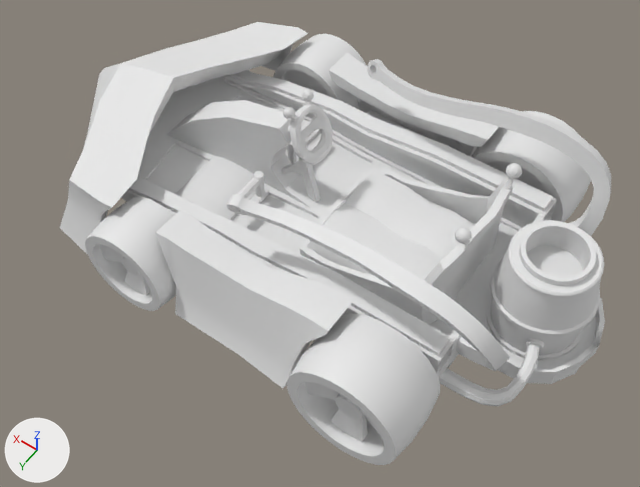
The FBX model PonyKart Development Assets/Model assets/Kart models/BigMac/BigMacKart.fbx, before and after one commit.
Before and after are seen from a camera (50 mm lens) standing at (-1.16, 1.61, 2.33) and looking at (-0.11, 0.14, 0.02). Arrows for +X, +Y and +Z are at lower left; the lights stay in place. Where no turn or scale is listed for an object, it has been applied to the vertices. Vertices at the same position are counted once.

Objects in the first picture: 'BigMacKartBody', 'BigMacKartWheelBL', 'BigMacKartWheelBR', 'BigMacKartWheelFL', 'BigMacKartWheelFR'.
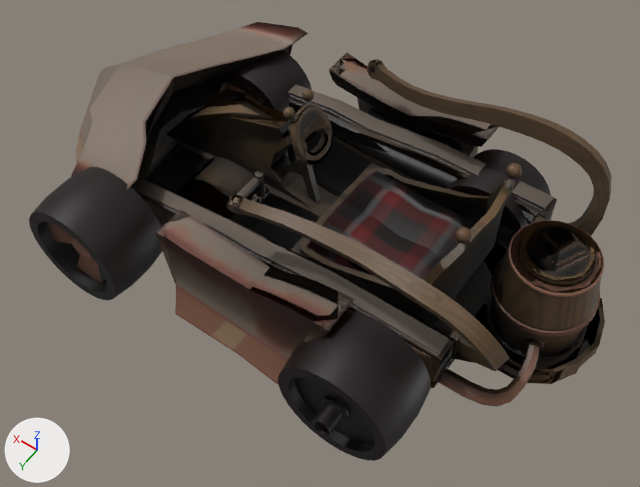
The newer file is also turned or shifted as a whole; pictures and numbers use the older file's frame.

Boxes [x1, y1, x2, y2] around the edits, measured in the pictures (640 x 487 px; the box of a moved part takes in the faces that stretch with it):
'BigMacKartBody', reshaped: before [60, 22, 611, 407]; after [71, 22, 611, 407]
'BigMacKartWheelBL', deleted: before [287, 314, 440, 465]
'BigMacKartBody_003', added (black): after [278, 310, 431, 461]
'BigMacKartBody_004', added (black): after [29, 167, 162, 300]
'BigMacKartWheelFL', deleted: before [85, 196, 176, 311]
'BigMacKartWheelBR', deleted: before [471, 111, 591, 222]
'BigMacKartWheelFR', deleted: before [274, 34, 367, 109]
'BigMacKartBody_001', added (black): after [213, 50, 312, 112]
'BigMacKartBody_002', added (black): after [446, 149, 551, 235]
part 1 of me_cube_001, moved or reshaped: before [525, 292, 581, 351]; after [525, 294, 579, 351]
part 2 of me_cube_001, moved or reshaped: before [84, 63, 173, 146]; after [76, 63, 173, 162]
part 3 of me_cube_001, recoloured: [71, 22, 604, 407] in both
part 4 of me_cube_001, recoloured: [138, 34, 611, 384] in both

Diff of the bpy script that builds the scene:
```diff
--- a/PonyKart Development Assets/Model assets/Kart models/BigMac/BigMacKart.fbx.py
+++ b/PonyKart Development Assets/Model assets/Kart models/BigMac/BigMacKart.fbx.py
@@ me_cube_001 @@
-me_cube_001.from_pydata(...)  # 7368 vertices, 7270 faces; spans x -1.03..1.08, y -0.6..0.6, z -0.08..0.46
+me_cube_001.from_pydata(...)  # 7370 vertices, 7376 faces; spans x -1.03..1.08, y -0.6..0.6, z -0.08..0.46
+# me_cube_001 part 1: 44 vertices moved within x -0.92..-0.68, y -0.27..0.22, z -0.01..0.34
+# me_cube_001 part 2: 2 vertices moved from x 0.82..0.85, y 0.17..0.18, z 0.11..0.18 to x 0.82..0.85, y 0.22..0.23, z 0.11..0.18; 2 vertices removed from x 0.64..0.89, y 0.17..0.19, z 0.05..0.22; 4 vertices added at x 0.57..0.93, y 0.2..0.25, z -0.07..0.23
+# me_cube_001 part 3: 2347 faces spanning x -1.01..1.08, y -0.6..0.6, z -0.07..0.43 switch from mat_bigmackartmetalmat (white #e7e7e7) to mat_bmkartmaterial__mackarttex_jpg_001 (picture img_16kplustexlight_jpg)
+# me_cube_001 part 4: 4534 faces spanning x -1.03..1.08, y -0.6..0.6, z -0.08..0.46 switch from mat_bigmackartbodymat (white #e7e7e7) to mat_bmkartmaterial__mackarttex_jpg_001 (picture img_16kplustexlight_jpg)
@@ ob_bigmackartwheelfl @@
-ob_bigmackartwheelfl = bpy.data.objects.new('BigMacKartWheelFL', me_cube_003)
@@ ob_bigmackartwheelfr @@
-ob_bigmackartwheelfr = bpy.data.objects.new('BigMacKartWheelFR', me_cube_002)
@@ ob_bigmackartwheelbl @@
-ob_bigmackartwheelbl = bpy.data.objects.new('BigMacKartWheelBL', me_cube_004)
@@ ob_bigmackartwheelbr @@
-ob_bigmackartwheelbr = bpy.data.objects.new('BigMacKartWheelBR', me_cube_000)
@@ ob_bigmackartbody_004 @@
+ob_bigmackartbody_004 = bpy.data.objects.new('BigMacKartBody_004', me_bigmackartbody_004)  # 608 vertices, 546 faces; spans x -0.199..0.199, y -0.155..0.133, z -0.199..0.199; in mat_bmkartmaterial__mackarttex_jpg_001 (picture img_16kplustexlight_jpg)
+ob_bigmackartbody_004.location = (0.502, 0.532, 0.038)
@@ ob_bigmackartbody_002 @@
+ob_bigmackartbody_002 = bpy.data.objects.new('BigMacKartBody_002', me_bigmackartbody_002)  # 608 vertices, 546 faces; spans x -0.17..0.17, y -0.114..0.143, z -0.17..0.17; in mat_bmkartmaterial__mackarttex_jpg_001 (picture img_16kplustexlight_jpg)
+ob_bigmackartbody_002.location = (-0.494, -0.341, 0.01)
@@ ob_bigmackartbody_001 @@
+ob_bigmackartbody_001 = bpy.data.objects.new('BigMacKartBody_001', me_bigmackartbody_001)  # 608 vertices, 546 faces; spans x -0.17..0.17, y -0.141..0.116, z -0.17..0.17; in mat_bmkartmaterial__mackarttex_jpg_001 (picture img_16kplustexlight_jpg)
+ob_bigmackartbody_001.location = (0.492, -0.341, 0.01)
@@ ob_bigmackartbody_003 @@
+ob_bigmackartbody_003 = bpy.data.objects.new('BigMacKartBody_003', me_bigmackartbody_003)  # 608 vertices, 546 faces; spans x -0.199..0.199, y -0.133..0.155, z -0.199..0.199; in mat_bmkartmaterial__mackarttex_jpg_001 (picture img_16kplustexlight_jpg)
+ob_bigmackartbody_003.location = (-0.502, 0.532, 0.038)
```
